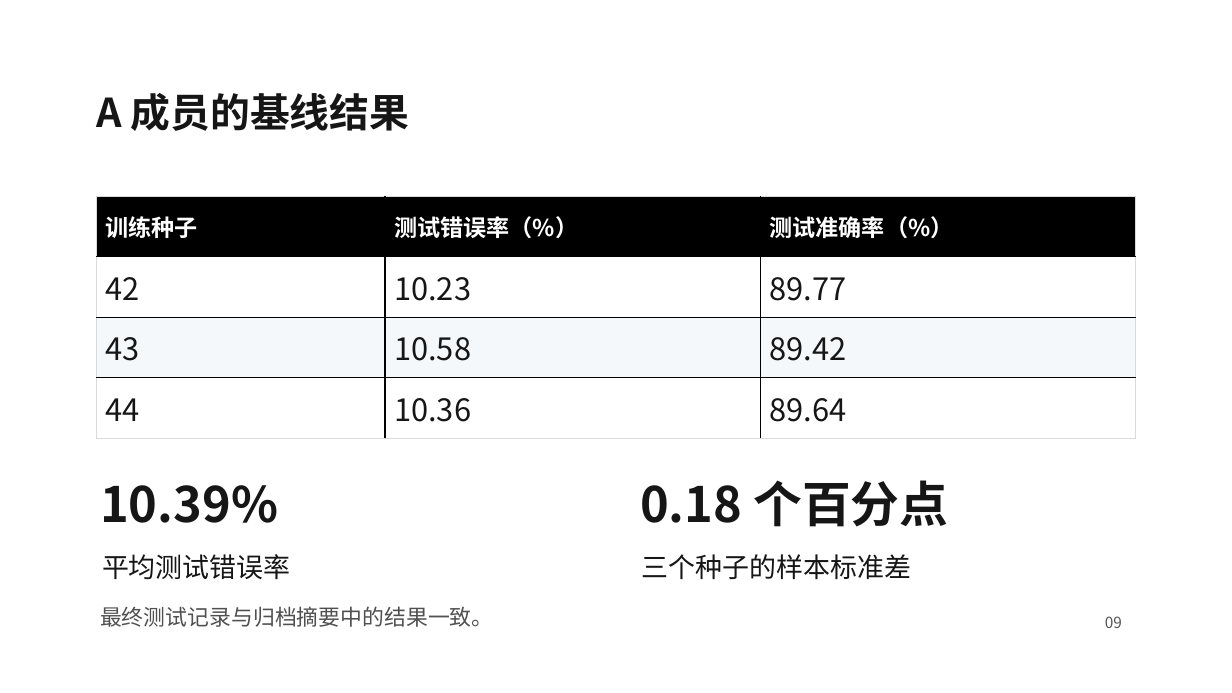
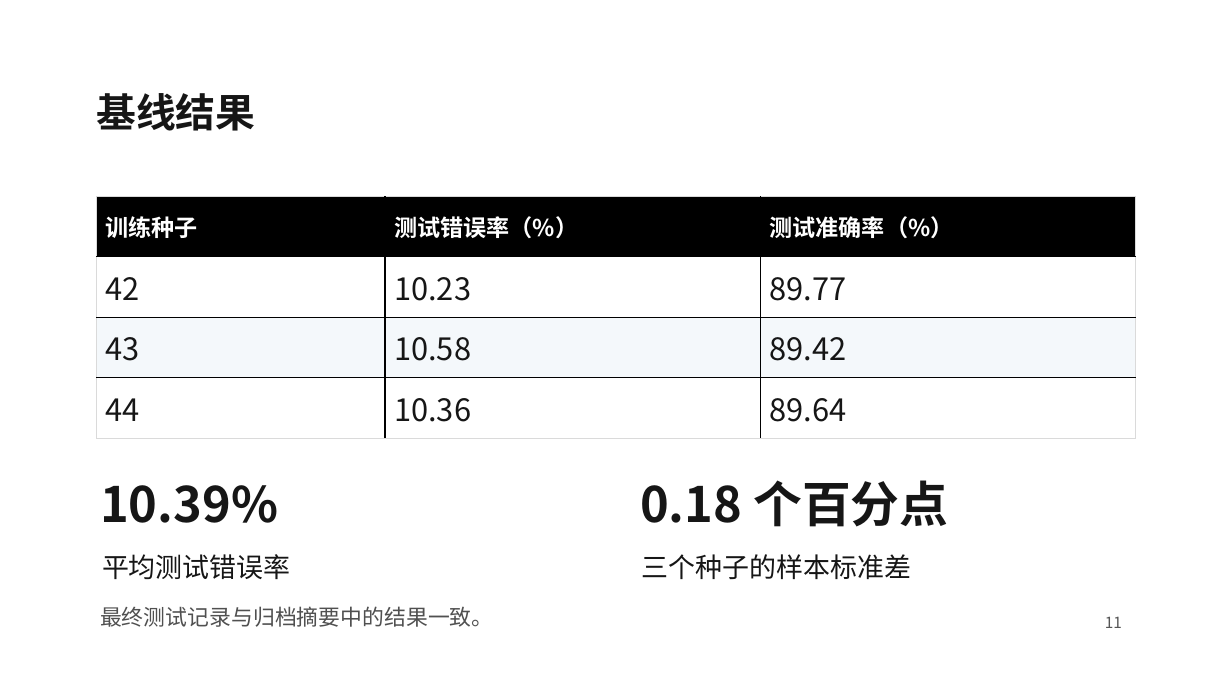
Before and after one commit to liuyanze910-svg/miae01-resnet-replication, a slide deck: slide 11 of docs/slides/week4_a_background_methods_cn.pptx (slide 9 before the commit). Drawn at 1232x693 pixels with LibreOffice and Linux fonts; fonts in the diff are those of the drawing; background and template pictures are left out. Boxes give left, top, right and bottom in pixels: in the first picture for what was removed or moved away, otherwise in the second. Text is boxed around its words. In the diff, an @@ line names an element or a change of style, - is before the commit and + after.

```diff
--- a/docs/slides/week4_a_background_methods_cn.pptx
+++ b/docs/slides/week4_a_background_methods_cn.pptx
@@ text at [96,93,255,131]: text changed @@
-A 成员的基线结果
+基线结果
@@ text at [1105,616,1122,628]: text changed @@
-09
+11
```
Also in this commit, not shown: 7 other slides changed, 3 slides added.
